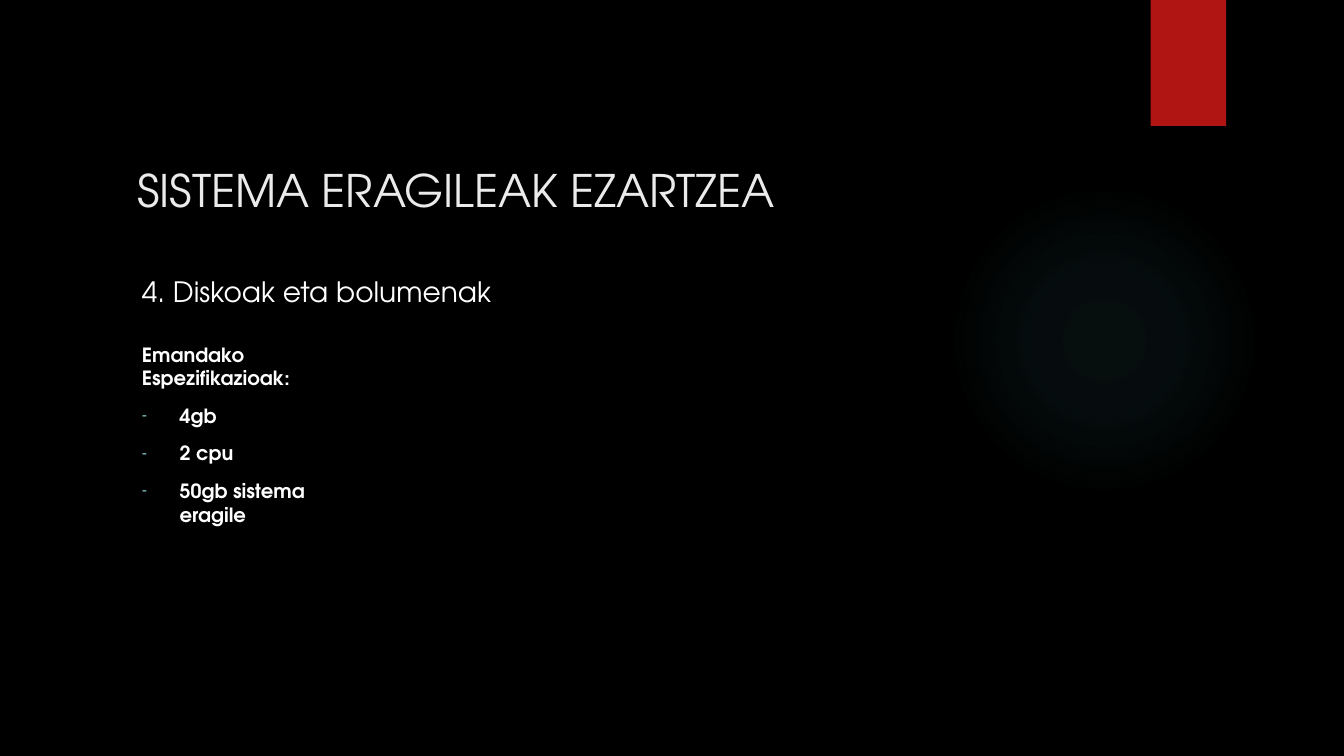
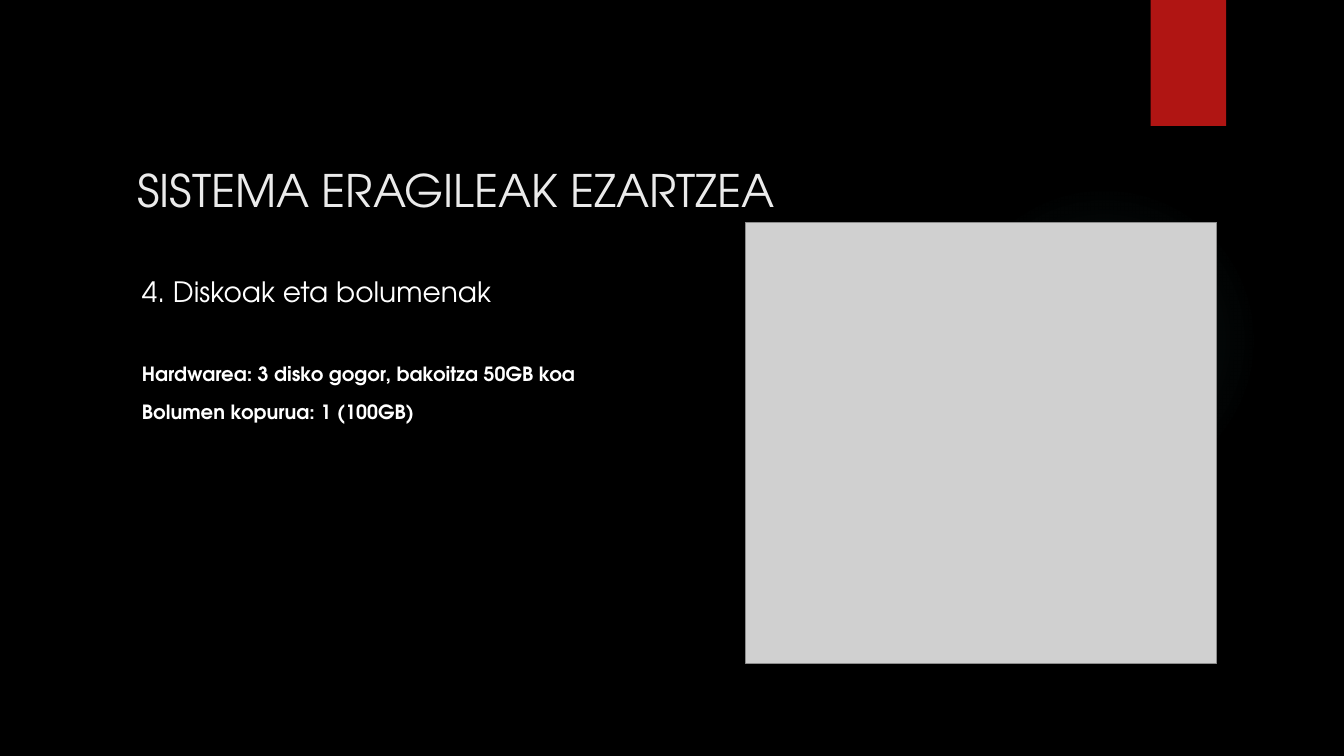
Before and after one commit to aldalurxabier-cmyk/1.-Erronka, a slide deck: slide 11 of Aurkezpena/1.Erronka Aurkezpena.pptx. Drawn at 1344x756 pixels with LibreOffice and Linux fonts; fonts in the diff are those of the drawing; grey boxes stand for pictures; background and template pictures are left out. Boxes give left, top, right and bottom in pixels: in the first picture for what was removed or moved away, otherwise in the second. Text is boxed around its words. In the diff, an @@ line names an element or a change of style, - is before the commit and + after.

```diff
--- a/Aurkezpena/1.Erronka Aurkezpena.pptx
+++ b/Aurkezpena/1.Erronka Aurkezpena.pptx
@@ picture added at (746, 222, 1217, 663) @@
@@ text at (142, 366, 575, 424): text changed @@
-Emandako Espezifikazioak:
-– 4gb
-– 2 cpu
-– 50gb sistema eragile
+Hardwarea: 3 disko gogor, bakoitza 50GB koa
+Bolumen kopurua: 1 (100GB)
```
Also in this commit, not shown: 5 other slides changed, 8 other files.
